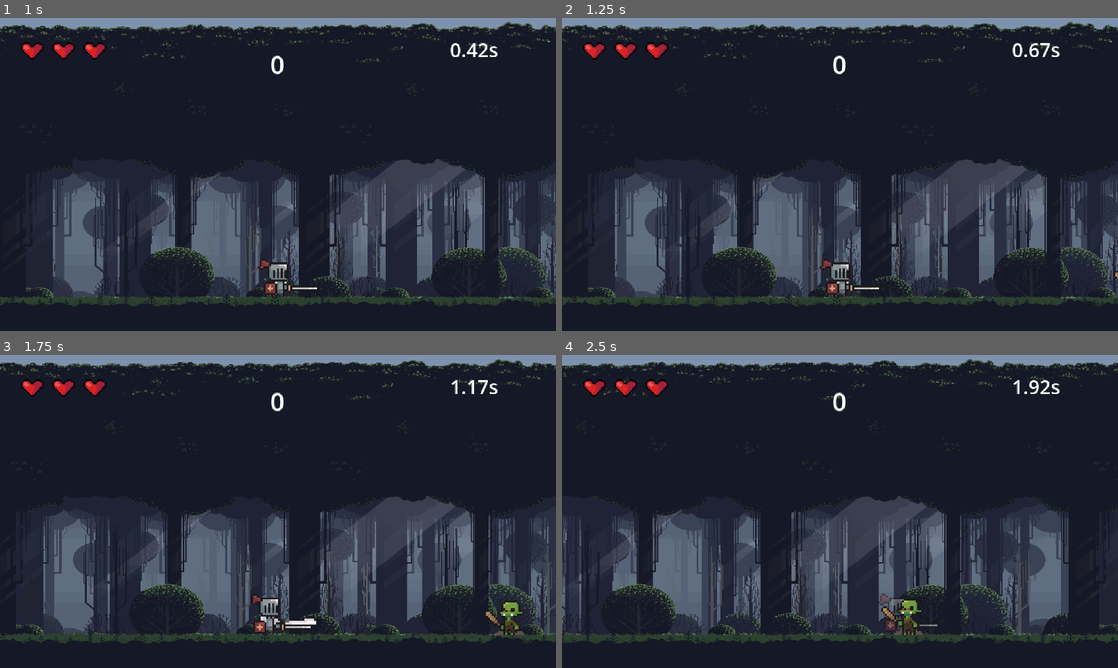
Above: before the commit, frames 1-4 (two rows, left to right).
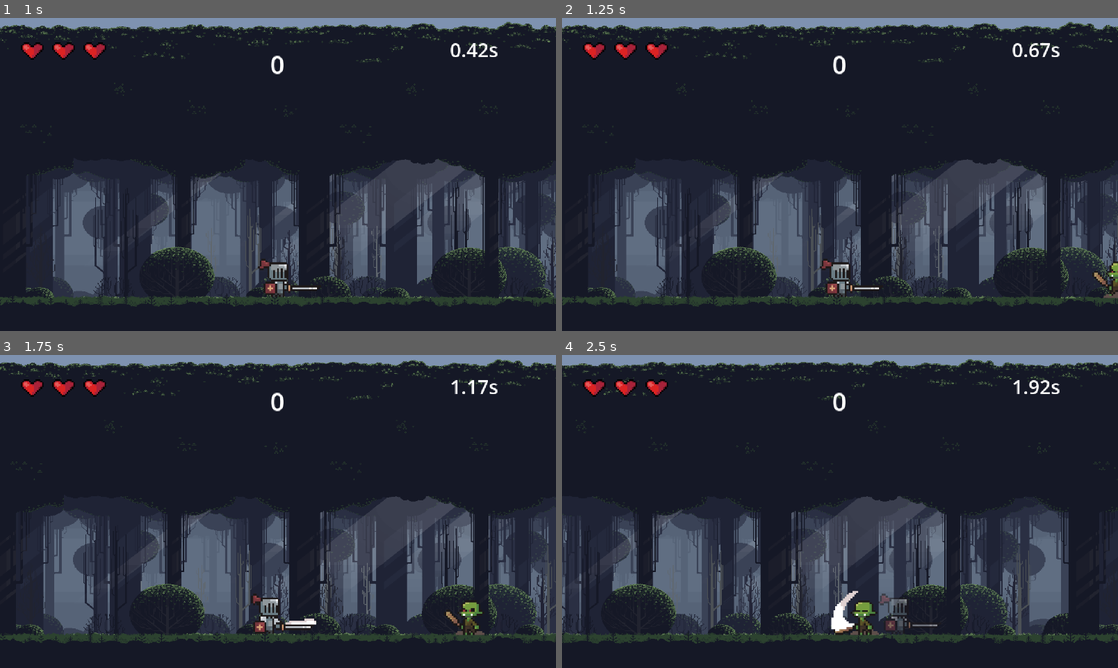
Above: after the commit, the same moments.

Repository: Weililuo/game-mvp
Game: Godot game, scene res://start_menu.tscn
Two runs of this game, one before a commit and one after it. Both use one fixed random seed, a clock stepped at 60 frames per second and the inputs below.
Inputs (mouse positions are in pixels of both pictures, inside the frame that each line leads up to):
- Up to frame 1 (1 s): click (278, 174) at 0.5 s
- Up to frame 2 (1.25 s): no input
- Up to frame 3 (1.75 s): hold D (move_right) from 1.28 s (still down); tap Z (attack_2) at 1.35 s; tap L (dash) at 1.55 s
- Up to frame 4 (2.5 s): keep holding D (move_right); tap L (dash) at 2.1 s; tap U (shield) at 2.3 s

Frame 1 is identical in both runs. In frame 2, 0.3% of the frame differs, in the area x 95-100%, y 77-90%; in frame 3, 0.7%; in frame 4, 1.0%, in the area x 48-65%, y 75-90%.

Commit message:
fix: adjust enemy movement speed and attack cooldown for better gameplay balance

Diff:
--- a/enemies/Enemy.gd
+++ b/enemies/Enemy.gd
@@ -39,14 +39,14 @@
 ## ----------------------------------------------------------------------------
 @export var attack: int = 1                   	## 小怪每次攻击造成的伤害
 @export var max_hp: int = 3                    	## 小怪最大生命
-@export var move_speed: float = 60.0            ## 追击速度（像素/秒）
+@export var move_speed: float = 80.0            ## 追击速度（像素/秒）
 @export var jump_force: float = JUMP_VELOCITY   ## 跳跃速度（负值向上）
 @export var attack_range: float = 14.0          ## 攻击触发范围（像素）
-@export var attack_cd: float = 1.0              ## 攻击结束到下次可攻击的冷却
+@export var attack_cd: float = 0.8              ## 攻击结束到下次可攻击的冷却
 @export var stop_zone: float = 14           	## 距离小于该值停下（防止穿过目标反复晃）
 @export var MAX_CHASE_DIST: float = 600.0       ## 超过这个距离后放弃追击（回 IDLE）
 @export var hurt_pushback: float = 200.0         ## 被打瞬间反推速度（越小越不"飞"）
-@export var hurt_back_duration: float = 0.18    ## 被打硬直（秒）—— 足够播完 hurt 动画
+@export var hurt_back_duration: float = 0.15    ## 被打硬直（秒）—— 足够播完 hurt 动画
 
 var hp: int = max_hp
 var can_attack: bool = true                     ## attack_cd 是否结束
--- a/knight.gd
+++ b/knight.gd
@@ -84,7 +84,7 @@
 	if Input.is_action_just_pressed("attack_2") and can_attack:
 		can_attack = false
 
-		var is_execute = randf() < 0.3 # One-time kill
+		var is_execute = randf() < 0.1 # One-time kill
 		if is_execute:
 			$SwordHitbox.damage = 999
 		else:
@@ -119,7 +119,7 @@
 	if Input.is_action_just_pressed("attack_2") and can_attack:
 		can_attack = false
 
-		var is_execute = randf() < 0.3 # One-time kill
+		var is_execute = randf() < 0.1 # One-time kill
 		if is_execute:
 			$SwordHitbox.damage = 999
 		else:
@@ -141,7 +141,7 @@
 	if Input.is_action_just_pressed("attack_2") and can_attack:
 		can_attack = false
 
-		var is_execute = randf() < 0.3 # One-time kill
+		var is_execute = randf() < 0.1 # One-time kill
 		if is_execute:
 			$SwordHitbox.damage = 999
 		else:
--- a/spawner.gd
+++ b/spawner.gd
@@ -2,7 +2,7 @@
 
 var enemy_scene = preload("res://enemies/Enemy.tscn")
 var spawn_timer: float = 0.0
-var current_spawn_interval: float = 3.5
+var current_spawn_interval: float = 3.0
 
 func _process(delta: float) -> void:
 	var player = get_tree().get_first_node_in_group("player")
